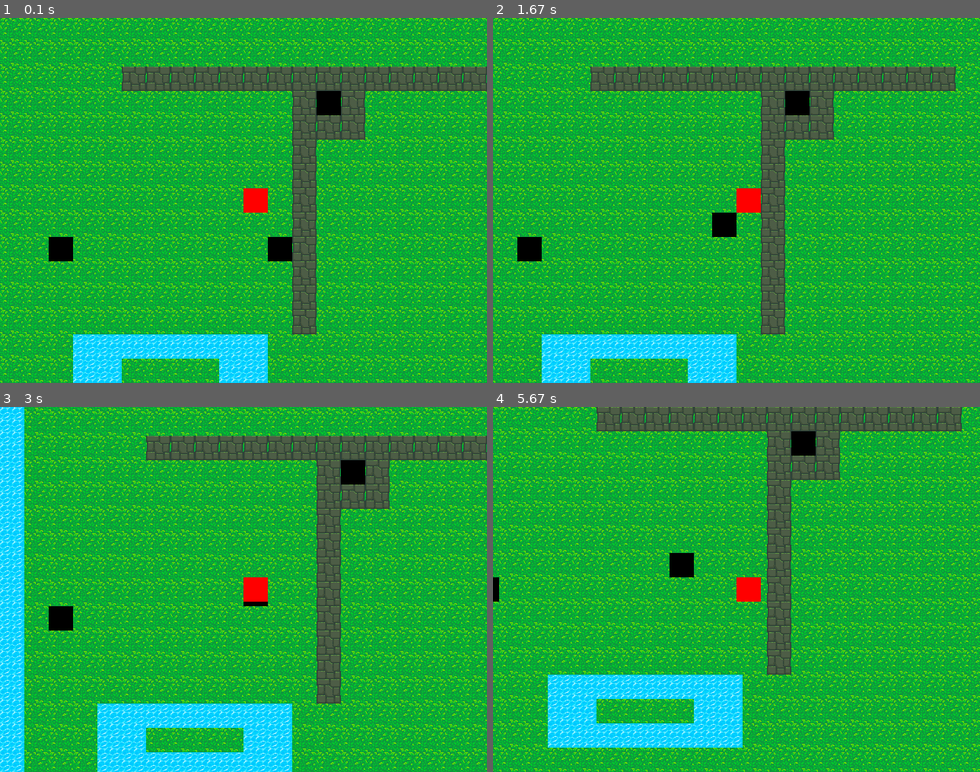
Above: before the commit, frames 1-4 (two rows, left to right).
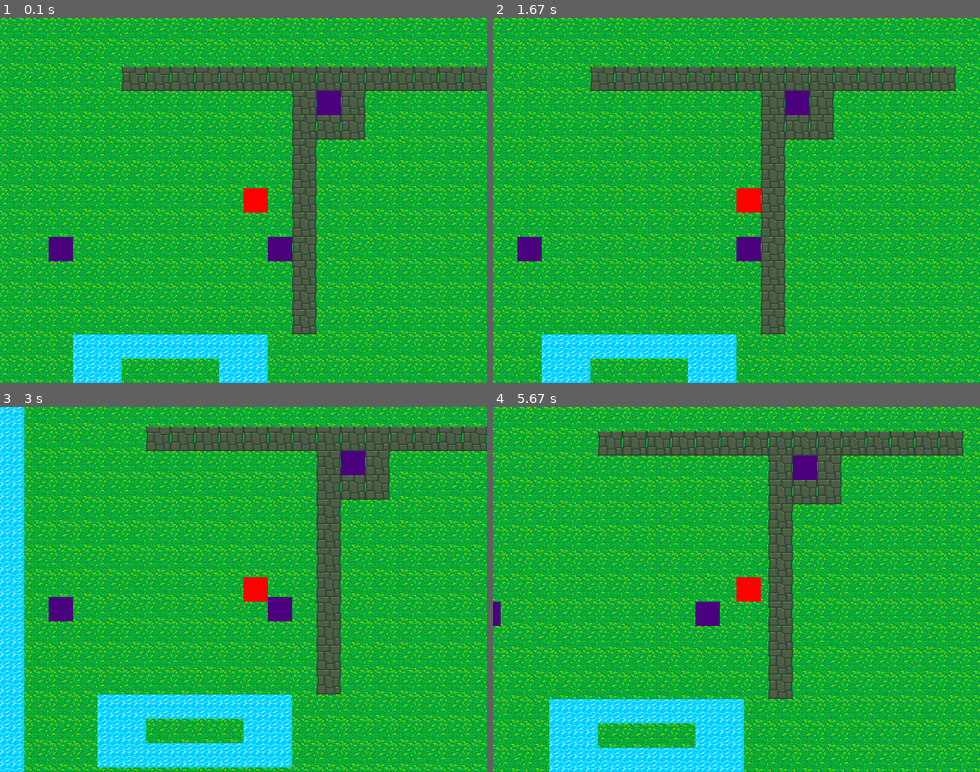
Above: after the commit, the same moments.

Repository: vieirafrancisco/game-dev
Game: pygame game, started from pygame/pokemon/run.py
Same seed, same stepped clock (60 frames per second), same inputs: the game is played once before the commit and once after it.
Inputs:
- Up to frame 1 (0.1 s): no input
- Up to frame 2 (1.67 s): hold Right 0.33-0.8 s; hold Right 0.83-1.13 s; hold Right 1.17-1.63 s
- Up to frame 3 (3 s): hold Left 1.67-2.2 s; hold Down 2.23-2.53 s; hold Up 2.57-2.97 s
- Up to frame 4 (5.67 s): hold Up 3-3.37 s; hold Right 3.4-4.03 s; hold Down 4.07-4.43 s; hold Left 4.47-4.93 s; hold Right 4.97-5.43 s; hold Right from 5.47 s (still down)

The runs differ from the first frame. In frame 1, 1.0% of the frame differs, in the area x 10-70%, y 20-67%; in frame 2, 1.3%; in frame 3, 56%; in frame 4, 63%, in the area x 0-100%, y 0-100%.

Commit message:
refactor code to insert the Sprite class methods

Diff:
--- /dev/null
+++ b/pygame/pokemon/game/entities/default_entity.py
@@ -0,0 +1,22 @@
+import pygame
+from pygame.locals import *
+
+from settings import *
+
+class DefaultEntity(pygame.sprite.Sprite):
+    def __init__(self, x, y, solid, shape=TILE_SHAPE, **kwargs):
+        pygame.sprite.Sprite.__init__(self)
+        self.x = x
+        self.y = y
+        self.solid = solid
+        self.kwargs = kwargs
+        self.image = pygame.Surface(shape)
+        self.image.fill(DEFAULT_COLOR)
+        self.rect = self.image.get_rect()
+        self.rect.topleft = (self.x * TILE_SIZE, self.y * TILE_SIZE)
+
+    def __getattr__(self, attr):
+        try:
+            return self.kwargs[attr]
+        except Exception as e:
+            raise Exception(f"Don't have a attribute with that name! Error log: {e}")
--- a/pygame/pokemon/game/entities/entity.py
+++ b/pygame/pokemon/game/entities/entity.py
@@ -1,33 +1,29 @@
-from abc import ABC, abstractmethod
-
 import pygame
 
 from settings import *
+from game.entities.default_entity import DefaultEntity
 
-class Entity(ABC):
-    def __init__(self, posx, posy, solid=False):
-        self.posx = posx
-        self.posy = posy
-        self.solid = solid
-        self.surface = pygame.Surface((TILE_SIZE, TILE_SIZE))
-        self.old_surface = self.surface.copy()
+class Entity(DefaultEntity):
+    def __init__(self, x, y, solid):
+        DefaultEntity.__init__(self, x, y, solid)
+        self.old_surface = self.image.copy()
         self.parent = None
         self.child = None
 
-    def start(self, camera, surface, dest):
+    def start(self, tmap, surface, dest):
         self.show(surface, dest)
         if self.child is not None:
-            self.child.start(camera, self.surface, (0, 0))
+            self.child.start(tmap, self.image, (0, 0))
 
     def show(self, surface, dest):
-        surface.blit(self.surface, dest)
+        surface.blit(self.image, dest)
 
     def update_surface(self):
         self.child = None
-        self.surface.blit(self.old_surface, (0, 0))
+        self.image.blit(self.old_surface, (0, 0))
 
     def add_child(self, child):
-        self.old_surface = self.surface.copy()
+        self.old_surface = self.image.copy()
         if self.child:
             self.child.add_child(child)
         else:
@@ -41,4 +37,4 @@
             return self.child.get_top()
 
     def get_pos(self):
-        return (self.posx, self.posy)
+        return (self.x, self.y)
--- a/pygame/pokemon/game/entities/units/enemy.py
+++ b/pygame/pokemon/game/entities/units/enemy.py
@@ -8,13 +8,12 @@
 from settings import *
 
 class Enemy(Unity):
-    def __init__(self, posx, posy, rage, health, speed, walk_range=5, solid=True):
-        Unity.__init__(self, posx, posy, health, speed, solid)
-        self.respawn_posx = posx
-        self.respawn_posy = posy
+    def __init__(self, x, y, rage, health, speed, walk_range=5, solid=True):
+        Unity.__init__(self, x, y, solid, health, speed)
         self.rage = rage
         self.walk_range = walk_range
-        self.rect = pygame.Rect(posx * TILE_SIZE, posy * TILE_SIZE, TILE_SIZE, TILE_SIZE)
+        self.respawn_x = x
+        self.respawn_y = y
         self.counter = 0
 
     def start(self, tmap, surface, dest):
@@ -23,28 +22,30 @@
         if self.child is not None:
             self.child.start(tmap, surface, dest)
 
-    def move(self, camera):
-        tmap = camera.tmap
+    def move(self, tmap):
         if self.counter % self.speed == 0:
             self.counter = 1
             x, y = curr_position = self.get_pos()
-            walk_possibilities = list(zip([x, x+1, x, x-1], [y-1, y, y+1, y]))
+            walk_possibilities = [(x, y-1), (x+1, y), (x, y+1), (x-1, y)]
             directions = list(filter(
-                lambda wp: self.can_move(camera, wp),
+                lambda wp: self.can_move(tmap, wp),
                 walk_possibilities))
             if len(directions) > 0:
                 direction = random.choice(directions)
-                self.posx, self.posy = direction
-                tmap.set_entity_position(self, curr_position)
+                self.x, self.y = direction
+                try:
+                    tmap.set_entity_position(self, curr_position)
+                except Exception as e:
+                    self.x, self.y = curr_position
+                    print(e)
         self.counter += 1
 
-    def can_move(self, camera, wp):
+    def can_move(self, tmap, wp):
         result = all([
-            not camera.tmap.has_collision(*wp),
-            not camera.is_player(*wp),
+            not tmap.has_collision(*wp),
             e_dist(wp, self.get_respawn_pos()) <= self.walk_range
         ])
         return result
 
     def get_respawn_pos(self):
-        return (self.respawn_posx, self.respawn_posy)
+        return (self.respawn_x, self.respawn_y)
--- a/pygame/pokemon/game/entities/units/player.py
+++ b/pygame/pokemon/game/entities/units/player.py
@@ -2,55 +2,55 @@
 from pygame.locals import *
 
 from settings import *
-from game.entities.units.unity import Unity
+from game.entities.default_entity import DefaultEntity
+from game.map.camera import Camera
 
 vector = pygame.math.Vector2
 
-class Player(Unity):
-    def __init__(self, posx, posy, health, speed):
-        Unity.__init__(self, posx, posy, health, speed, solid=False)
-        self.rect = pygame.Rect(posx * TILE_SIZE, posy * TILE_SIZE, TILE_SIZE, TILE_SIZE)
+class Player(DefaultEntity):
+    def __init__(self, game, x, y, health, speed):
+        DefaultEntity.__init__(self, x, y, True, health=health, speed=speed)
+        self.game = game
+        self.image.fill((255, 0, 0))
+        self.camera = Camera(game.surface)
         self.dir = {"UP": 0, "RIGHT": 0, "DOWN": 0, "LEFT": 0}
         self.ismov = False
 
-    def show(self, surface):
-        pygame.draw.rect(surface, (255,0,0), self.rect)
-
-    def move(self, camera):
+    def update(self):
+        self.camera.show(self.game.map)
         keys = pygame.key.get_pressed()
-        if keys[pygame.K_RIGHT] and not self.ismov:
+        if keys[K_RIGHT] and not self.ismov:
             self.dir["RIGHT"] = 1
             self.ismov = True
-        if keys[pygame.K_LEFT] and not self.ismov:
+        if keys[K_LEFT] and not self.ismov:
             self.dir["LEFT"] = 1
             self.ismov = True
-        if keys[pygame.K_DOWN] and not self.ismov:
+        if keys[K_DOWN] and not self.ismov:
             self.dir["DOWN"] = 1
             self.ismov = True
-        if keys[pygame.K_UP] and not self.ismov:
+        if keys[K_UP] and not self.ismov:
             self.dir["UP"] = 1
             self.ismov = True
-        is_up = self.dir["UP"] and not camera.tmap.has_collision(self.posx, self.posy-1)
-        is_down = self.dir["DOWN"] and not camera.tmap.has_collision(self.posx, self.posy+1)
-        is_left = self.dir["LEFT"] and not camera.tmap.has_collision(self.posx-1, self.posy)
-        is_right = self.dir["RIGHT"] and not camera.tmap.has_collision(self.posx+1, self.posy)
+        is_up = self.dir["UP"] and not self.game.map.has_collision(self.x, self.y-1)
+        is_down = self.dir["DOWN"] and not self.game.map.has_collision(self.x, self.y+1)
+        is_left = self.dir["LEFT"] and not self.game.map.has_collision(self.x-1, self.y)
+        is_right = self.dir["RIGHT"] and not self.game.map.has_collision(self.x+1, self.y)
         if is_up:
-            camera.dy -= self.speed
+            self.camera.dy -= self.speed
         if is_down:
-            camera.dy += self.speed
+            self.camera.dy += self.speed
         if is_left:
-            camera.dx -= self.speed
+            self.camera.dx -= self.speed
         if is_right:
-            camera.dx += self.speed
-        if camera.dx % TILE_SIZE == 0 and camera.dy % TILE_SIZE == 0:
-            old_pos = self.posx, self.posy
+            self.camera.dx += self.speed
+        if self.camera.dx % TILE_SIZE == 0 and self.camera.dy % TILE_SIZE == 0:
             if is_up:
-                self.posy -= 1
+                self.y -= 1
             if is_down:
-                self.posy += 1
+                self.y += 1
             if is_left:
-                self.posx -= 1
+                self.x -= 1
             if is_right:
-                self.posx += 1
+                self.x += 1
             self.dir = {"RIGHT": 0, "LEFT": 0, "UP": 0, "DOWN": 0}
             self.ismov = False
--- a/pygame/pokemon/game/entities/units/unity.py
+++ b/pygame/pokemon/game/entities/units/unity.py
@@ -1,14 +1,8 @@
-from abc import abstractmethod
-
 from game.entities.entity import Entity
 from settings import *
 
 class Unity(Entity):
-    def __init__(self, posx, posy, health, speed, solid=False):
-        Entity.__init__(self, posx, posy, solid)
+    def __init__(self, x, y, solid, health, speed):
+        Entity.__init__(self, x, y, solid)
         self.health = health
         self.speed = speed
-
-    @abstractmethod
-    def move(self, camera):
-        pass
--- a/pygame/pokemon/game/game.py
+++ b/pygame/pokemon/game/game.py
@@ -2,8 +2,7 @@
 import pygame
 
 from settings import *
-from game.map.map import Map, LoaderMap
-from game.map.camera import Camera
+from game.map.map import Map
 from game.entities.units.player import Player
 from game.entities.units.enemy import Enemy
 
@@ -11,46 +10,48 @@
     def __init__(self):
         self.size = WIDTH, HEIGHT
         self.running = False
-        self._disp_window = None
+        self.surface = None
         self.clock = pygame.time.Clock()
 
-    def on_init(self):
+    def init(self):
         pygame.init()
         self.running = True
-        self._disp_window = pygame.display.set_mode(self.size)
+        self.surface = pygame.display.set_mode(self.size)
         pygame.display.set_caption("Pokémon")
-        self.map = LoaderMap(os.path.join("game","resources", "img", "maps", "map06.png"))
-        self.player = Player(T_WIDTH//2, T_HEIGHT//2, 100, 2)
+        self.sprites = pygame.sprite.Group()
+        self.map = Map(os.path.join("game","resources", "img", "maps", "map06.png"))
+        self.player = Player(self, *PLAYER_POSITION, 100, 2)
+        self.sprites.add(self.map)
+        self.sprites.add(self.player)
         self.enemy = Enemy(10, 9, False, 100, 50, walk_range=3)
         self.enemy2 = Enemy(2, 8, False, 100, 50, walk_range=3)
         self.enemy3 = Enemy(13, 3, False, 100, 50, walk_range=3)
         self.map.add_entity(self.enemy)
         self.map.add_entity(self.enemy2)
         self.map.add_entity(self.enemy3)
-        self.camera = Camera(self.player, self.map)
 
-    def on_cleanup(self):
+    def cleanup(self):
         pygame.quit()
 
-    def on_render(self):
-        self.camera.show(self._disp_window)
+    def render(self):
+        self.sprites.draw(self.surface)
 
-    def on_loop(self):
-        self.camera.update()
+    def loop(self):
+        self.sprites.update()
         pygame.display.set_caption(f"Pokémon - FPS: {round(self.clock.get_fps(), 1)}")
 
-    def on_event(self, event):
+    def event(self, event):
         if event.type == pygame.QUIT:
             self.running = False
 
-    def on_execute(self):
-        self.on_init()
+    def execute(self):
+        self.init()
         while(self.running):
             for event in pygame.event.get():
-                self.on_event(event)
-            self._disp_window.fill((0,0,0))
-            self.on_loop()
-            self.on_render()
+                self.event(event)
+            self.surface.fill((0,0,0))
+            self.loop()
+            self.render()
             pygame.display.flip()
             self.clock.tick(60)
-        self.on_cleanup()
+        self.cleanup()
--- a/pygame/pokemon/game/map/camera.py
+++ b/pygame/pokemon/game/map/camera.py
@@ -3,36 +3,25 @@
 from settings import *
 
 class Camera:
-    def __init__(self, player, tmap):
-        self.player = player
-        self.tmap = tmap
+    def __init__(self, master):
+        self.master = master
         self.dx, self.dy = 0, 0
 
-    def show(self, master_surface):
+    def show(self, tmap):
         # corner pins
         x0 = self.dx >> POWER
         x1 = (self.dx >> POWER) + T_WIDTH
         y0 = self.dy >> POWER
         y1 = (self.dy >> POWER) + T_HEIGHT
-        print(x0, x1, y0, y1)
+        #print(x0, x1, y0, y1)
         for j in range(y0, y1 + 1):
             y = (j * TILE_SIZE - self.dy)
             for i in range(x0, x1 + 1):
                 x = (i * TILE_SIZE - self.dx)
                 dest = (x, y)
-                if i >= 0 and j >= 0 and i < self.tmap.cols and j < self.tmap.rows:
-                    entity = self.tmap.get_entity(i, j)
-                    entity.start(self, self.tmap.surface, dest)
+                if i >= 0 and j >= 0 and i < tmap.cols and j < tmap.rows:
+                    entity = tmap.get_entity(i, j)
+                    entity.start(tmap, tmap.image, dest)
                 else:
-                    self.tmap.surface.blit(self.tmap.src_img, dest, self.tmap.tiles["default"])
-        master_surface.blit(self.tmap.surface, (0,0))
-        self.player.show(master_surface)
-
-    def update(self):
-        self.player.move(self)
-
-    def is_player(self, x, y):
-        if (x, y) == self.player.get_pos():
-            return True
-        else:
-            return False
+                    tmap.image.blit(tmap.src, dest, tmap.tiles["default"])
+        self.master.blit(tmap.image, (0,0))
--- a/pygame/pokemon/game/map/map.py
+++ b/pygame/pokemon/game/map/map.py
@@ -6,28 +6,29 @@
 from settings import *
 from game.graphics.spritesheet import SpriteSheet
 from game.entities.units.unity import Unity
+from game.entities.units.player import Player
 from game.entities.objects.ground import Ground
+from game.entities.default_entity import DefaultEntity
 from game.utils.functions import e_dist
 
-class Map:
-    def __init__(self, rows, cols):
-        self.rows = rows
-        self.cols = cols
-        self.surface = pygame.Surface((CANVAS_WIDTH, CANVAS_HEIGHT))
-        self.src_img, self.tiles = SpriteSheet("32x32_map_tile_v4.png").get_objects()
-
-class LoaderMap(Map):
+class Map(DefaultEntity):
     def __init__(self, image_url):
-        self.img = pygame.image.load(image_url)
-        Map.__init__(self, self.img.get_height(), self.img.get_width())
+        DefaultEntity.__init__(self, 0, 0, False, shape=(CANVAS_WIDTH, CANVAS_HEIGHT))
+        self.src, self.tiles = SpriteSheet("32x32_map_tile_v4.png").get_objects()
+        self.color_img = pygame.image.load(image_url)
+        self.rows = self.color_img.get_height()
+        self.cols = self.color_img.get_width()
         self.entities = {}
         for j in range(self.rows):
             for i in range(self.cols):
-                rgba = tuple(self.img.get_at((i, j)))
+                rgba = tuple(self.color_img.get_at((i, j)))
                 tile = self.similarity(rgba)
                 g = Ground(i, j, tile.solid)
-                g.surface.blit(self.src_img, (0, 0), tile)
+                g.image.blit(self.src, (0, 0), tile)
                 self.entities[(i, j)] = g
+
+    def draw(self, surface):
+        print("yeyeyyy")
 
     def add_entity(self, entity):
         x, y = entity.get_pos()
@@ -50,10 +51,10 @@
         else:
             raise Exception("Entity position doesn't exist!")
 
-    def is_instance_of(self, x, y, cls_ref):
+    def is_instance_of(self, x, y, *clsref):
         entity = self.get_entity(x, y)
         if entity is not None:
-            return isinstance(entity, cls_ref)
+            return any([True if isinstance(entity, cr) else False for cr in clsref])
         return False
 
     def is_solid(self, x, y):
--- a/pygame/pokemon/run.py
+++ b/pygame/pokemon/run.py
@@ -2,4 +2,4 @@
 
 if __name__ == '__main__':
     g = Game()
-    g.on_execute()
+    g.execute()
--- a/pygame/pokemon/settings.py
+++ b/pygame/pokemon/settings.py
@@ -5,11 +5,15 @@
 WIDTH, HEIGHT = 640, 480
 CANVAS_WIDTH, CANVAS_HEIGHT = 640, 480
 
-# map settings
+# game settings
 TILE_SIZE = 32
+TILE_SHAPE = (TILE_SIZE, TILE_SIZE)
 POWER = int(math.log2(TILE_SIZE))
 T_WIDTH = CANVAS_WIDTH // TILE_SIZE
 T_HEIGHT = CANVAS_HEIGHT // TILE_SIZE
+
+# player
+PLAYER_POSITION = [T_WIDTH // 2, T_HEIGHT // 2]
 
 # paths
 RESOURCE_PATH = os.path.join("game", "resources")
@@ -22,3 +26,6 @@
 RIGHT = 1
 DOWN = 2
 LEFT = 3
+
+# colors
+DEFAULT_COLOR = (75,0,125)
